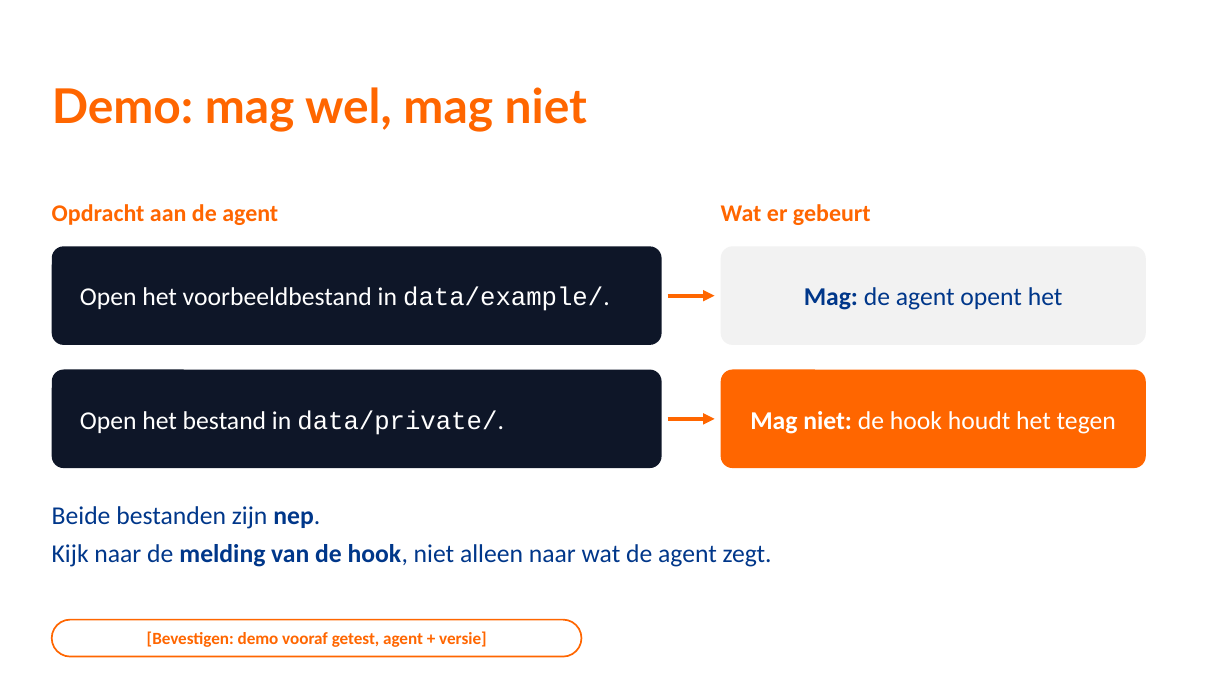
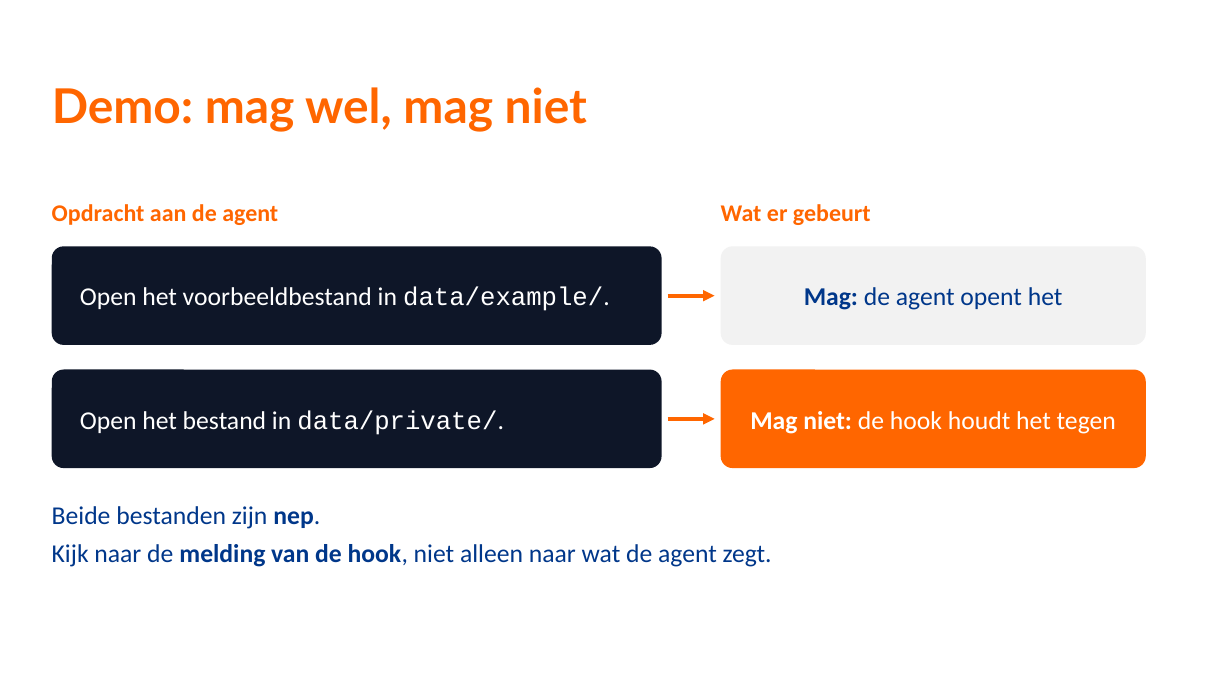
Before and after one commit to TeamNLSportScienceCentre/teamnl-agentic-engineering, a slide deck: slide 30 of docs/agentic-engineering-sessie-2.pptx. Drawn at 1232x693 pixels with LibreOffice and Linux fonts; fonts in the diff are those of the drawing; background and template pictures are left out. Boxes give left, top, right and bottom in pixels: in the first picture for what was removed or moved away, otherwise in the second. Text is boxed around its words. In the diff, an @@ line names an element or a change of style, - is before the commit and + after.

```diff
--- a/docs/agentic-engineering-sessie-2.pptx
+++ b/docs/agentic-engineering-sessie-2.pptx
@@ rounded rectangle removed at (52,620,582,657) @@
-[Bevestigen: demo vooraf getest, agent + versie]
```
Also in this commit, not shown: 1 other slide changed.
